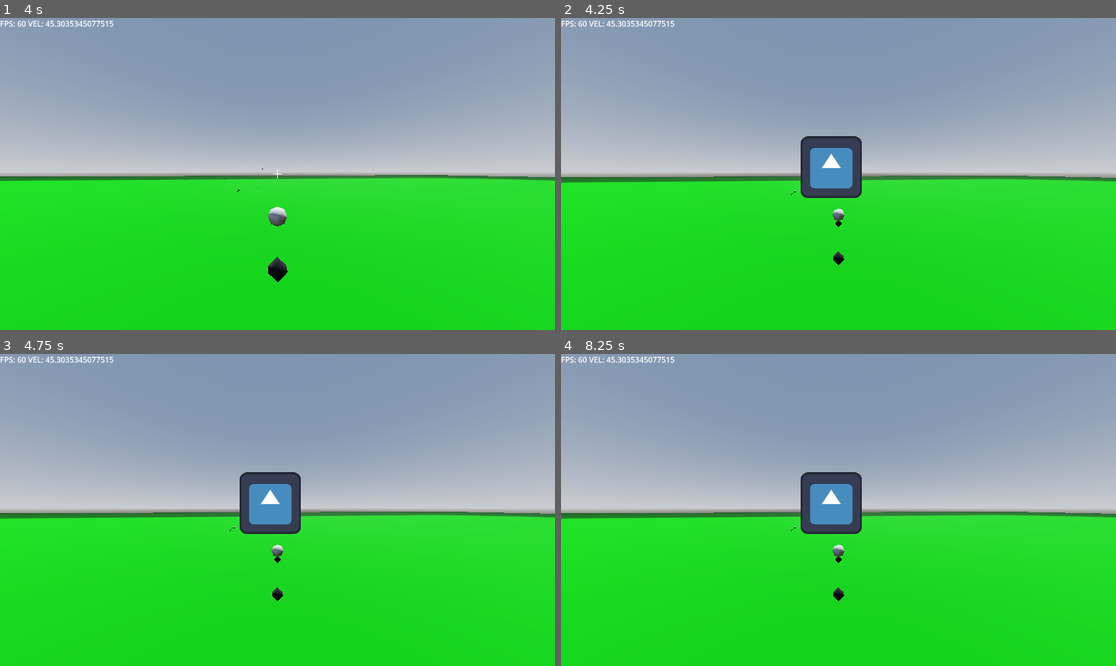
Above: before the commit, frames 1-4 (two rows, left to right).
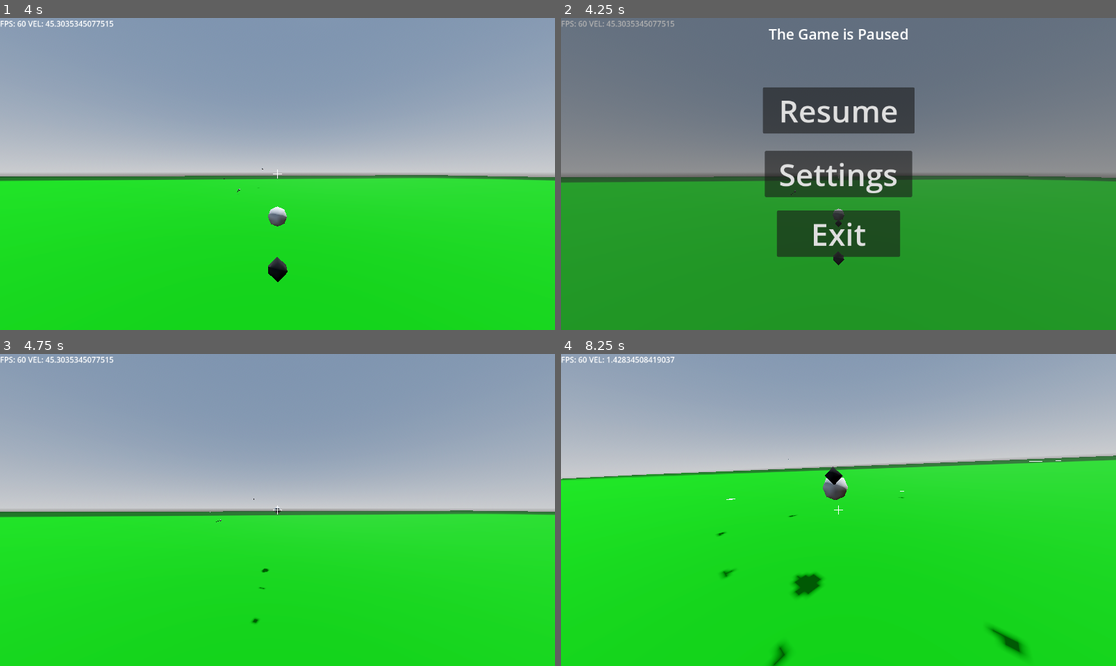
Above: after the commit, the same moments.

Repository: YouthHalo/Fast-Boomer-Shooter
Game: Godot game, scene res://scenes/main_world.tscn
Two runs of this game, one before a commit and one after it. Both use one fixed random seed, a clock stepped at 60 frames per second and the inputs below. The engine's default icon, where the game draws it, is replaced by a stand-in: a white triangle on a blue panel in a dark square.
Inputs (mouse positions are in pixels of both pictures, inside the frame that each line leads up to):
- Up to frame 1 (4 s): tap Enter at 0.5 s; move the mouse to (305, 174) at 0.52 s; hold W (forward) from 0.53 s (still down); tap Shift (dash) at 0.6, 2.1, 3.6 s; click (305, 174) at 0.67 s; tap Space (jump) at 0.77, 1.52, 3.02, 3.77 s; move the mouse to (249, 174) at 1.27 s; tap C (slide) at 1.35, 2.85 s; click (249, 174) at 1.42 s; move the mouse to (288, 167) at 2.02 s; click (288, 167) at 2.17 s; move the mouse to (271, 180) at 2.77 s; click (271, 180) at 2.92 s; move the mouse to (316, 177) at 3.52 s; click (316, 177) at 3.67 s
- Up to frame 2 (4.25 s): keep holding W (forward); tap Escape (pause) at 4.15 s
- Up to frame 3 (4.75 s): release W (forward) at 4.25 s; click (277, 447) at 4.25 s, where only the run after the commit has a clickable "Resume"
- Up to frame 4 (8.25 s): move the mouse to (672, 463) at 5.02 s; hold A (left) 5.03-5.78 s; tap C (slide) at 5.1, 6.6, 8.1 s; click (672, 463) at 5.17 s; tap Space (jump) at 5.27, 6.77, 7.52 s; move the mouse to (866, 510) at 5.77 s; hold S (backward) 5.78-6.53 s; tap Shift (dash) at 5.85, 7.35 s; click (866, 510) at 5.92 s; move the mouse to (755, 432) at 6.52 s; hold D (right) 6.53-7.28 s; click (755, 432) at 6.67 s; move the mouse to (960, 494) at 7.27 s; hold W (forward) 7.28-8.03 s; click (960, 494) at 7.42 s; move the mouse to (727, 525) at 8.02 s; hold D (right) from 8.03 s (still down); click (727, 525) at 8.17 s

Frame 1 is identical in both runs. In frame 2, 99% of the frame differs, in the area x 0-100%, y 0-100%; in frame 3, 3.2%; in frame 4, 31%.

Commit message:
More function to Pause menu

Diff:
--- a/scenes/pause_menu.tscn
+++ b/scenes/pause_menu.tscn
@@ -1,7 +1,6 @@
-[gd_scene load_steps=3 format=3 uid="uid://6amix7kcu2lq"]
+[gd_scene load_steps=2 format=3 uid="uid://6amix7kcu2lq"]
 
 [ext_resource type="Script" uid="uid://dr265dtyxdf85" path="res://scripts/pause_menu.gd" id="1_n87rw"]
-[ext_resource type="Texture2D" uid="uid://ev3l80lqjmok" path="res://icon.svg" id="2_myx47"]
 
 [node name="Pause Menu" type="Control"]
 process_mode = 3
@@ -13,7 +12,78 @@
 grow_vertical = 2
 script = ExtResource("1_n87rw")
 
-[node name="Sprite2D" type="Sprite2D" parent="."]
+[node name="ColorRect" type="ColorRect" parent="."]
 process_mode = 2
-position = Vector2(561, 310)
-texture = ExtResource("2_myx47")
+layout_mode = 1
+anchors_preset = 15
+anchor_right = 1.0
+anchor_bottom = 1.0
+grow_horizontal = 2
+grow_vertical = 2
+color = Color(0.196078, 0.196078, 0.196078, 0.392157)
+
+[node name="Resume" type="Button" parent="ColorRect"]
+layout_mode = 1
+anchors_preset = 8
+anchor_left = 0.5
+anchor_top = 0.5
+anchor_right = 0.5
+anchor_bottom = 0.5
+offset_left = -157.5
+offset_top = -180.0
+offset_right = 157.5
+offset_bottom = -84.0
+grow_horizontal = 2
+grow_vertical = 2
+theme_override_font_sizes/font_size = 64
+text = "Resume"
+
+[node name="Settings" type="Button" parent="ColorRect"]
+layout_mode = 1
+anchors_preset = 8
+anchor_left = 0.5
+anchor_top = 0.5
+anchor_right = 0.5
+anchor_bottom = 0.5
+offset_left = -153.0
+offset_top = -48.0
+offset_right = 153.0
+offset_bottom = 48.0
+grow_horizontal = 2
+grow_vertical = 2
+theme_override_font_sizes/font_size = 64
+text = "Settings"
+
+[node name="MainMenu" type="Button" parent="ColorRect"]
+layout_mode = 1
+anchors_preset = 8
+anchor_left = 0.5
+anchor_top = 0.5
+anchor_right = 0.5
+anchor_bottom = 0.5
+offset_left = -128.0
+offset_top = 76.0
+offset_right = 128.0
+offset_bottom = 172.0
+grow_horizontal = 2
+grow_vertical = 2
+theme_override_font_sizes/font_size = 64
+text = "Exit"
+
+[node name="RichTextLabel" type="RichTextLabel" parent="ColorRect"]
+layout_mode = 1
+anchors_preset = 5
+anchor_left = 0.5
+anchor_right = 0.5
+offset_left = -149.0
+offset_right = 149.0
+offset_bottom = 66.0
+grow_horizontal = 2
+theme_override_font_sizes/normal_font_size = 30
+text = "The Game is Paused"
+scroll_active = false
+horizontal_alignment = 1
+vertical_alignment = 1
+
+[connection signal="pressed" from="ColorRect/Resume" to="." method="_on_resume_pressed"]
+[connection signal="pressed" from="ColorRect/MainMenu" to="." method="_on_main_menu_pressed"]
--- a/scripts/pause_menu.gd
+++ b/scripts/pause_menu.gd
@@ -19,3 +19,15 @@
 # Called every frame. 'delta' is the elapsed time since the previous frame.
 func _process(_delta: float) -> void:
 	pass
+
+
+func _on_resume_pressed() -> void:
+	get_tree().paused = not get_tree().paused
+	visible = false
+	Input.set_mouse_mode(Input.MOUSE_MODE_CAPTURED)
+
+
+func _on_main_menu_pressed() -> void:
+	get_tree().paused = false
+	Input.set_mouse_mode(Input.MOUSE_MODE_VISIBLE)
+	get_tree().change_scene_to_file("res://scenes/main_menu.tscn")
